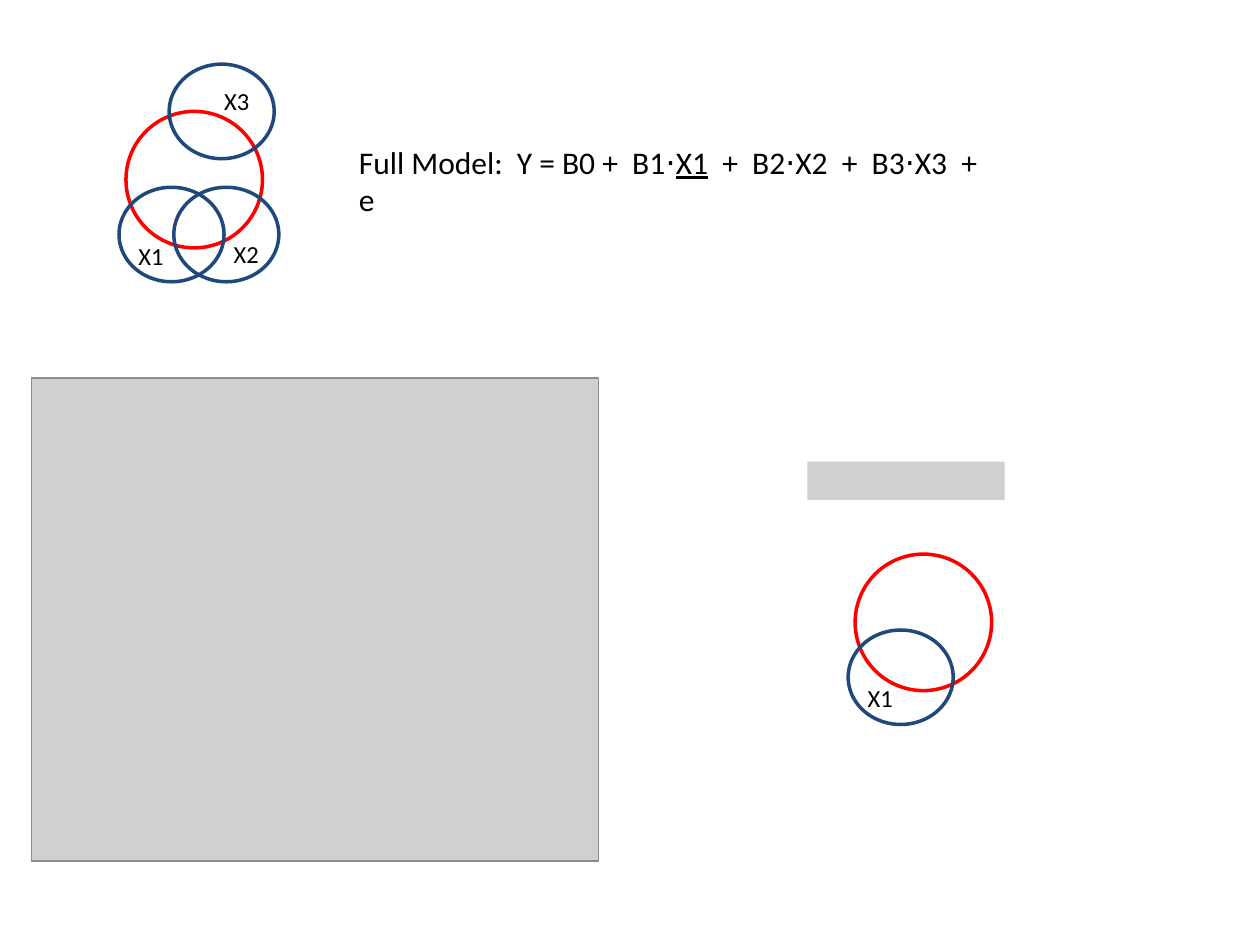
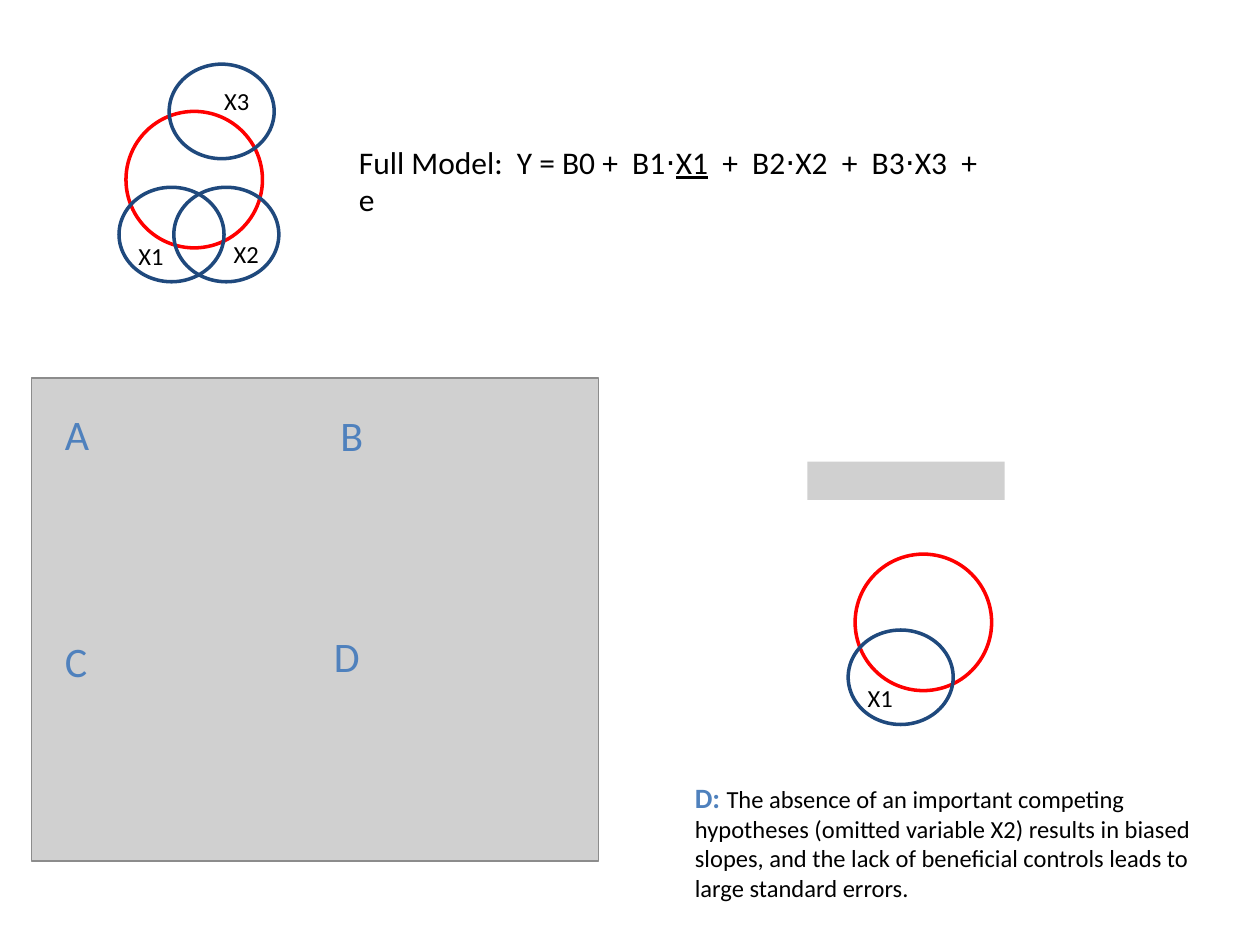
Before and after one commit to DS4PS/cpp-523-fall-2019, a slide deck: slide 7 of lectures/taxonomy-of-control-variables.pptx. Drawn at 1260x945 pixels with LibreOffice and Linux fonts; fonts in the diff are those of the drawing; grey boxes stand for pictures. Boxes give left, top, right and bottom in pixels: in the first picture for what was removed or moved away, otherwise in the second. Text is boxed around its words. In the diff, an @@ line names an element or a change of style, - is before the commit and + after.

```diff
--- a/lectures/taxonomy-of-control-variables.pptx
+++ b/lectures/taxonomy-of-control-variables.pptx
@@ text added at (65,423,89,450), 24 pt, text #4F81BD @@
+A
@@ text added at (340,424,363,451), 24 pt, text #4F81BD @@
+B
@@ text added at (65,650,87,677), 24 pt, text #4F81BD @@
+C
@@ text added at (334,645,360,672), 24 pt, text #4F81BD @@
+D
@@ text added at (695,790,1190,902), 14 pt, text #000000 @@
+D: The absence of an important competing hypotheses (omitted variable X2) results in biased slopes, and the lack of beneficial controls leads to large standard errors.
```
Also in this commit, not shown: 4 other slides changed, 4 other files.
